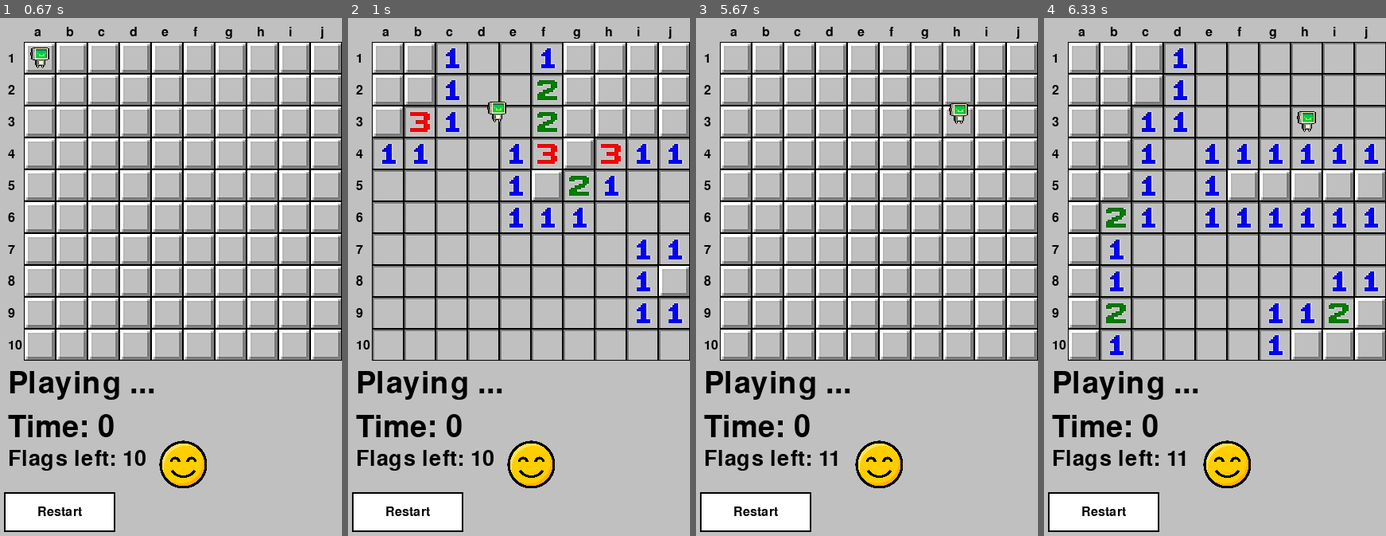
Above: before the commit, frames 1-4 (left to right).
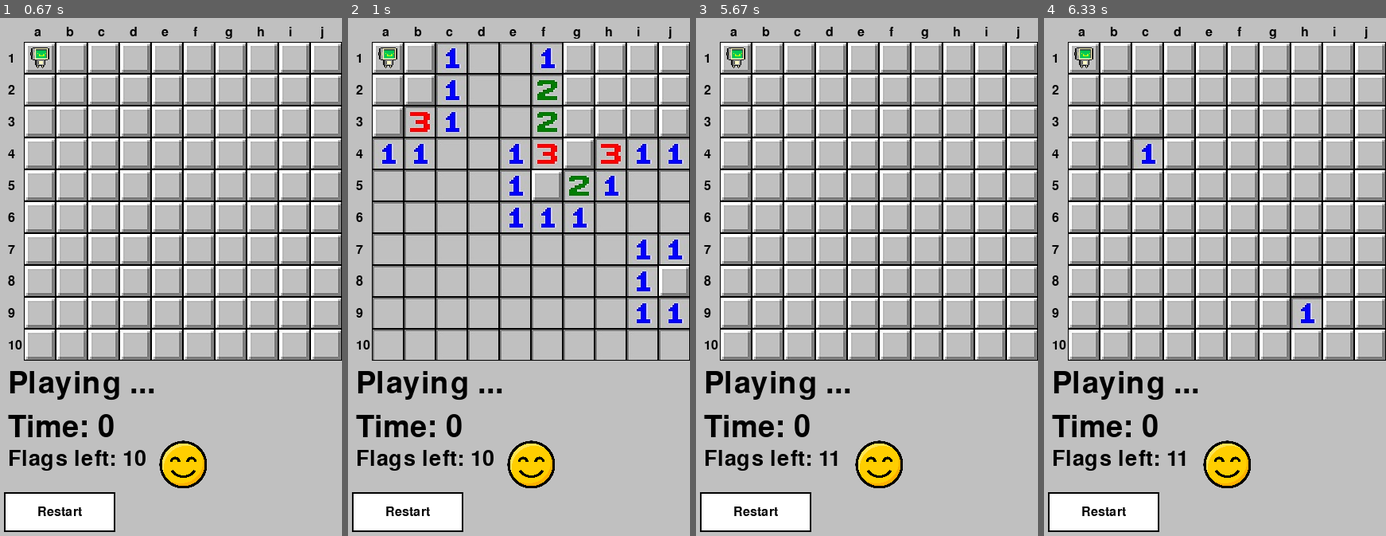
Above: after the commit, the same moments.

Repository: ColinTreanor/581Minesweeper2025
Game: pygame game, started from pygame_main.py
Two runs of this game, one before a commit and one after it. Both use one fixed random seed, a clock stepped at 60 frames per second and the inputs below.
Inputs (mouse positions are in pixels of both pictures, inside the frame that each line leads up to):
- Up to frame 1 (0.67 s): click (171, 447) at 0.38 s
- Up to frame 2 (1 s): click (436, 282) at 0.72 s
- Up to frame 3 (5.67 s): click (918, 95) at 1.05 s; click (778, 85) at 1.38 s; click (867, 494) at 3.55 s; click (867, 302) at 3.88 s; click "Easy" at 4.22 s; click "Easy" at 4.55 s; click (938, 209) at 4.88 s; click (887, 422) at 5.55 s
- Up to frame 4 (6.33 s): click (1150, 152) at 5.88 s; click (1314, 318) at 6.22 s

Frame 1 is identical in both runs. In frame 2, 0.3% of the frame differs, in the area x 8-47%, y 5-21%; in frame 3, 0.3%; in frame 4, 18%, in the area x 8-100%, y 4-66%.

Commit message:
forgot to remove agent from singleplayer, TODO if singleplayer do not render agent

Diff:
--- a/event_handler.py
+++ b/event_handler.py
@@ -88,7 +88,6 @@
                                     game.DecrementMines()
                             case ButtonClass.ButtonTypes.MINE_SELECT_START:
                                 game.state = GameState.PLAYING
-                                game.active_agent = True #COMMENT OUT IF YOU WANT TO PLAY WITHOUT AGENT
 
                                 # For auto-solver mode, make the first move to start the board generation
                                 from constants import GameMode
